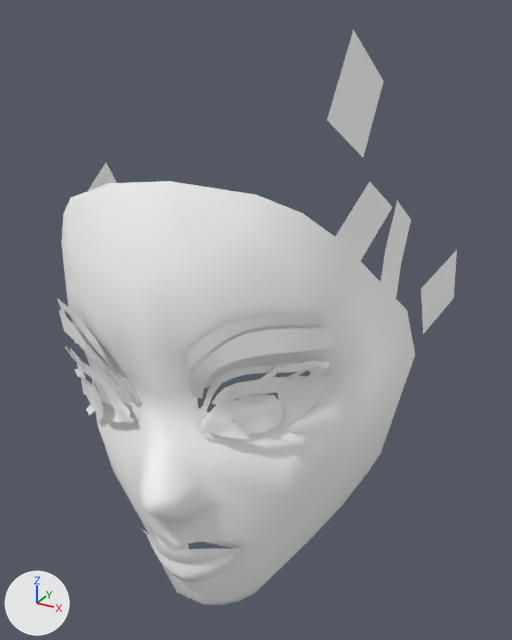
Two versions of the FBX model Data/DemoTest/head/head.fbx, one commit apart.
Camera for both pictures: a 50 mm lens placed at (0.158, -0.268, 0.158), pointed at (-0.001, 0.021, 0.013). The lights are fixed; the arrows at lower left show +X, +Y and +Z. Both versions are drawn at frame 173 of the action 'Take 001'; the numbers are the values there.

In view in the first picture: 'xxx:head1'.
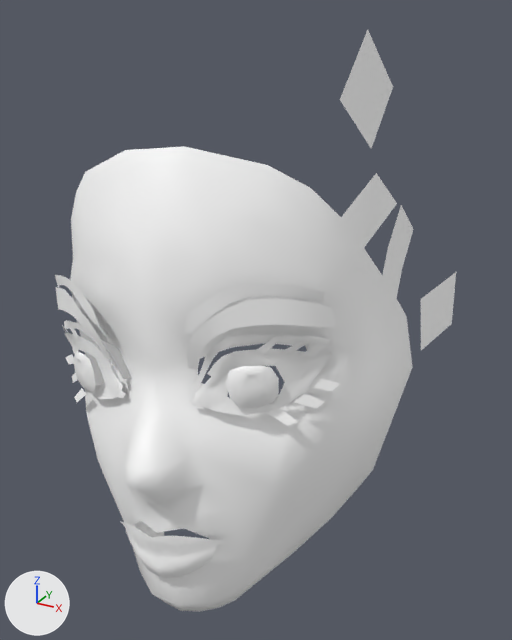
Location of each change, (x1, y1, x2, y2) in pixels of the pictures (512 x 640 px):
'xxx:head1', reshaped, moved, turned
    before: (57, 30, 457, 605)
    after: (55, 30, 456, 612)
part 1 of me_xxx_head1, rebuilt
    before: (274, 425, 298, 441)
    after: (266, 408, 298, 426)
part 2 of me_xxx_head1, rebuilt
    before: (300, 411, 321, 422)
    after: (294, 394, 325, 409)
part 3 of me_xxx_head1, rebuilt
    before: (316, 393, 336, 404)
    after: (309, 377, 339, 391)
part 4 of me_xxx_head1, rebuilt
    before: (86, 404, 94, 415)
    after: (74, 388, 86, 402)
part 5 of me_xxx_head1, built on
    before: (132, 500, 160, 533)
    after: (115, 488, 141, 525)
part 6 of me_xxx_head1, built on
    before: (57, 247, 371, 447)
    after: (55, 220, 372, 427)
part 7 of me_xxx_head1, built on
    before: (194, 503, 246, 549)
    after: (177, 485, 232, 540)

The change, as a diff of the scene's bpy script:
```diff
--- a/Data/DemoTest/head/head.fbx.py
+++ b/Data/DemoTest/head/head.fbx.py
@@ me_xxx_head1 @@
 # used by ob_xxx_head1; location = (-0.0195, 0.0455, 0.0133); rotation_euler = (1.511, -0.0943, 0.0942), in degrees (87, -5.4, 5.4); scale = (0.0109, 0.0109, 0.0109)
 # verts and faces of me_xxx_head1; kept vertices keep their numbers, new ones are numbered from 608
-me_xxx_head1.from_pydata(...)  # 608 vertices, 811 faces; spans x -8.0..9.4, y -12.0..11.7, z -5.5..11.2
+me_xxx_head1.from_pydata(...)  # 711 vertices, 983 faces; spans x -8.0..9.4, y -12.0..11.7, z -5.5..11.2
+# me_xxx_head1 part 1: the loose piece of 4 vertices spanning x 4.4..5.5, y -3.1..-2.4, z 7.9..8.4 is rebuilt with 6 vertices and now spans x 4.6..5.7, y -3.2..-2.6, z 7.8..8.3
+# me_xxx_head1 part 2: the loose piece of 4 vertices spanning x 5.2..6.2, y -2.5..-1.9, z 7.0..7.8 is rebuilt with 6 vertices and now spans x 5.5..6.5, y -2.7..-2.1, z 7.0..7.8
+# me_xxx_head1 part 3: the loose piece of 4 vertices spanning x 5.6..6.8, y -1.8..-1.3, z 6.8..7.4 is rebuilt with 6 vertices and now spans x 5.9..7.0, y -2.0..-1.5, z 6.8..7.3
+# me_xxx_head1 part 4: the loose piece of 4 vertices spanning x -4.5..-3.5, y -3.3..-2.6, z 7.8..8.4 is rebuilt with 6 vertices and now spans x -4.7..-3.6, y -3.6..-2.9, z 7.8..8.3
+# me_xxx_head1 part 5
+delete_faces([(5, 11, 127), (11, 126, 127)])
+verts[706] = (-1.1, -7.2, 9.1)  # pixel (129, 506)
+faces += [(5, 706, 127), (126, 127, 706), (5, 11, 706), (11, 126, 706)]
+# me_xxx_head1 part 6
+# 6 vertices are removed from x -5.8..2.1, y -2.1..-0.7, z 6.7..9.3
+# 78 faces are deleted
+# 40 vertices in x -5.9..-1.3, y -2.3..2.1, z 6.5..9.9 move by (-0.1, -0.1, 0.2)
+# 26 vertices in x 2.7..6.7, y -2.2..2.1, z 6.9..10.0 move by (0.1, -0.1, 0.2)
+# 12 vertices in x -5.5..-0.9, y -1.9..1.6, z 6.8..9.3 move by (-0.1, -0.1, 0.3)
+# 11 vertices in x -5.6..-1.2, y -1.5..0.2, z 6.6..9.2 move by (-0.2, -0.1, 0.3)
+# 11 vertices in x 2.1..5.6, y -1.3..1.6, z 8.4..10.0 move by (0.1, -0.1, 0.3)
+# 9 vertices in x -5.4..-1.5, y -0.3..1.8, z 7.5..10.0 move by (-0.1, 0.0, 0.2)
+# 42 vertices move from x -4.9..6.8, y -2.4..2.2, z 6.8..10.1 to x -5.1..6.8, y -2.5..2.2, z 7.1..10.4
+# 102 vertices are added at x -6.1..7.1, y -3.0..3.2, z 5.3..10.1
+# 238 new faces join them
+# me_xxx_head1 part 7
+# 3 faces are deleted
+# 2 vertices are added at (2.4, -6.8, 9.2), (2.4, -7.1, 9.1)
+# 7 new faces join them
 me_xxx_head1.materials.append(mat_head1_face)
@@ ob_xxx_head1 @@
 ob_xxx_head1 = bpy.data.objects.new('xxx:head1', me_xxx_head1)
-ob_xxx_head1.location = (-0.0195, 0.0455, 0.0133)
-ob_xxx_head1.rotation_euler = (1.511, -0.0943, 0.0942)  # degrees (87, -5.4, 5.4)
+ob_xxx_head1.location = (-0.0195, 0.0455, 0.009)
+ob_xxx_head1.rotation_euler = (1.337, -0.0943, 0.0942)  # degrees (77, -5.4, 5.4)
 ob_xxx_head1.scale = (0.0109, 0.0109, 0.0109)
```
